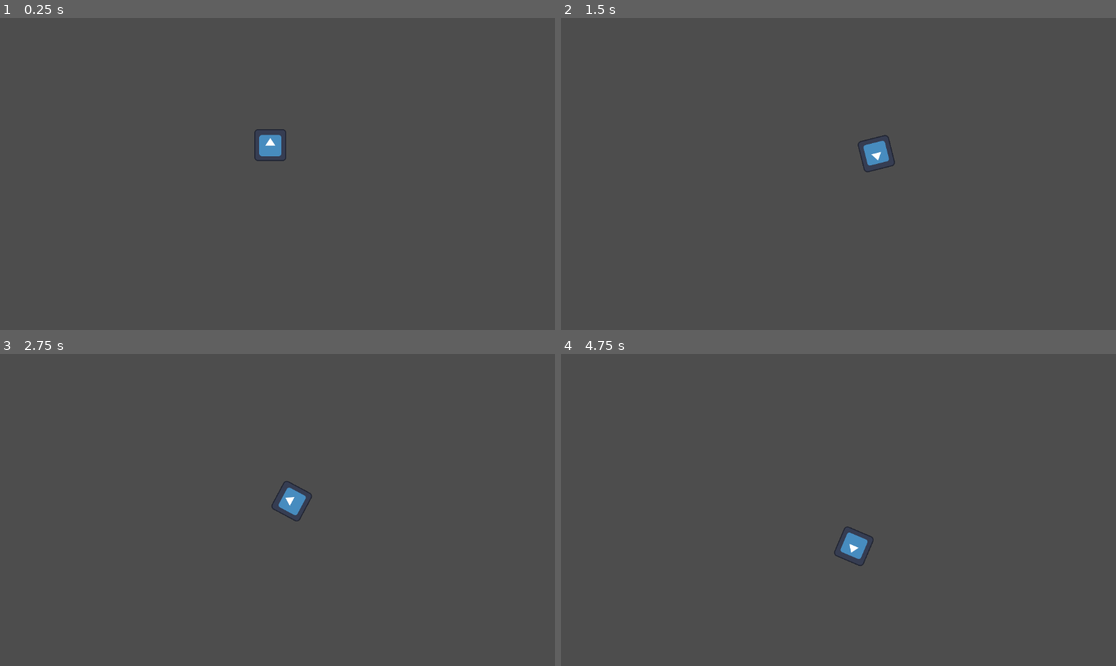
Above: before the commit, frames 1-4 (two rows, left to right).
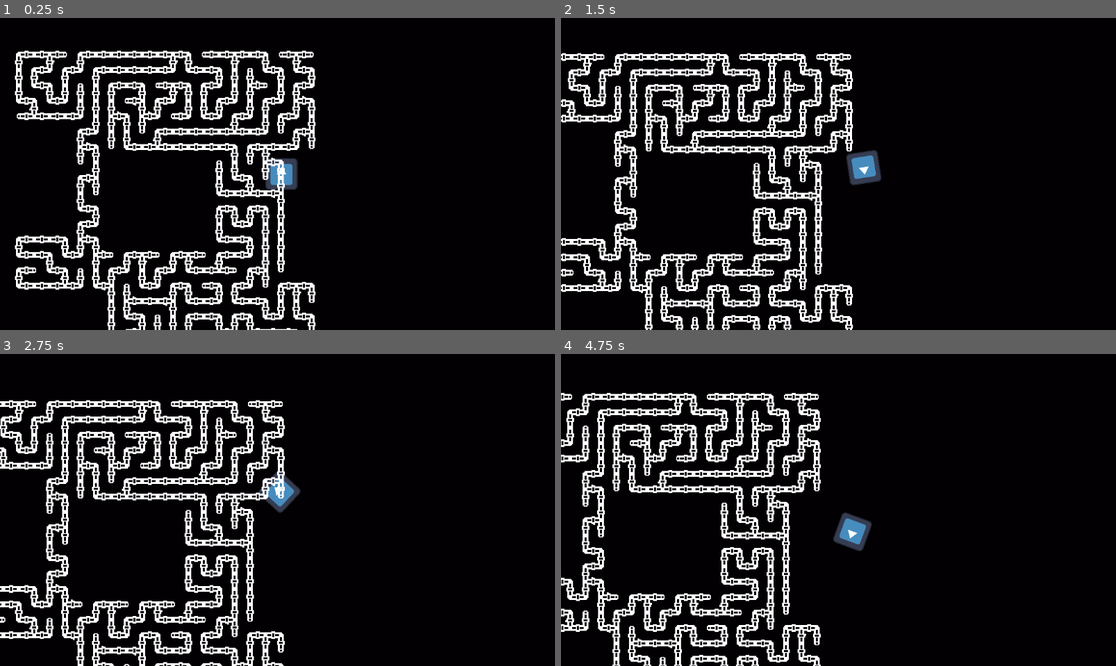
Above: after the commit, the same moments.

Repository: Overlord1704/PashtetJam1
Game: Godot game, scene res://scenes/Level/level.tscn
Same seed, same stepped clock (60 frames per second), same inputs: the game is played once before the commit and once after it. The engine's default icon, where the game draws it, is replaced by a stand-in: a white triangle on a blue panel in a dark square.
Inputs (mouse positions are in pixels of both pictures, inside the frame that each line leads up to):
- Up to frame 1 (0.25 s): no input
- Up to frame 2 (1.5 s): move the mouse to (960, 158) at 0.52 s; click (960, 158) at 0.67 s; move the mouse to (727, 189) at 1.27 s; click (727, 189) at 1.42 s
- Up to frame 3 (2.75 s): move the mouse to (333, 441) at 2.02 s; click (333, 441) at 2.17 s
- Up to frame 4 (4.75 s): move the mouse to (810, 572) at 2.77 s; click (810, 572) at 2.92 s; move the mouse to (1005, 556) at 3.52 s; click (1005, 556) at 3.67 s; move the mouse to (672, 463) at 4.27 s; click (672, 463) at 4.42 s

The runs differ from the first frame. In frame 1, 99% of the frame differs, in the area x 0-100%, y 0-100%; in frame 2, 99%; in frame 3, 99%; in frame 4, 99%.

Commit message:
Начинаю делать уровень

Diff:
--- a/project.godot
+++ b/project.godot
@@ -15,6 +15,10 @@
 run/main_scene="res://scenes/Level/level.tscn"
 config/features=PackedStringArray("4.2", "GL Compatibility")
 config/icon="res://icon.svg"
+
+[display]
+
+window/size/mode=2
 
 [input]
 
--- a/scenes/Level/level.tscn
+++ b/scenes/Level/level.tscn
@@ -1,9 +1,18 @@
-[gd_scene load_steps=2 format=3 uid="uid://4x5pmtavhtc1"]
+[gd_scene load_steps=4 format=3 uid="uid://4x5pmtavhtc1"]
 
 [ext_resource type="PackedScene" uid="uid://cxs4qmnvhaqs2" path="res://scenes/Player/player.tscn" id="1_0m6js"]
+[ext_resource type="Texture2D" uid="uid://dm4je2txt7yn7" path="res://assets/Background/Black(1)(1)(1)(1).png" id="1_ouhyb"]
+[ext_resource type="PackedScene" path="res://scenes/Level/location.tscn" id="2_jx5qx"]
 
 [node name="Level" type="Node2D"]
+
+[node name="Sprite2D" type="Sprite2D" parent="."]
+position = Vector2(548, 268)
+scale = Vector2(12.6209, 10.7042)
+texture = ExtResource("1_ouhyb")
 
 [node name="Player" parent="." instance=ExtResource("1_0m6js")]
 position = Vector2(552, 264)
 scale = Vector2(0.52, 0.52)
+
+[node name="Location" parent="." instance=ExtResource("2_jx5qx")]
--- a/scenes/Player/player.tscn
+++ b/scenes/Player/player.tscn
@@ -27,3 +27,7 @@
 VelocityComponent = NodePath("../VelocityComponent")
 
 [node name="TakeAndPlaceComponent" parent="." instance=ExtResource("5_gy078")]
+
+[node name="Camera2D" type="Camera2D" parent="."]
+position_smoothing_enabled = true
+position_smoothing_speed = 1.0
Binary file added: assets/Background/Black(1)(1)(1)(1).png
Not shown, added: assets/Background/Black(1)(1)(1)(1).png.import
Binary file added: assets/Background/Black(1)(1).png
Not shown, added: assets/Background/Black(1)(1).png.import
Not shown, added: assets/Background/Black.jpg.import
